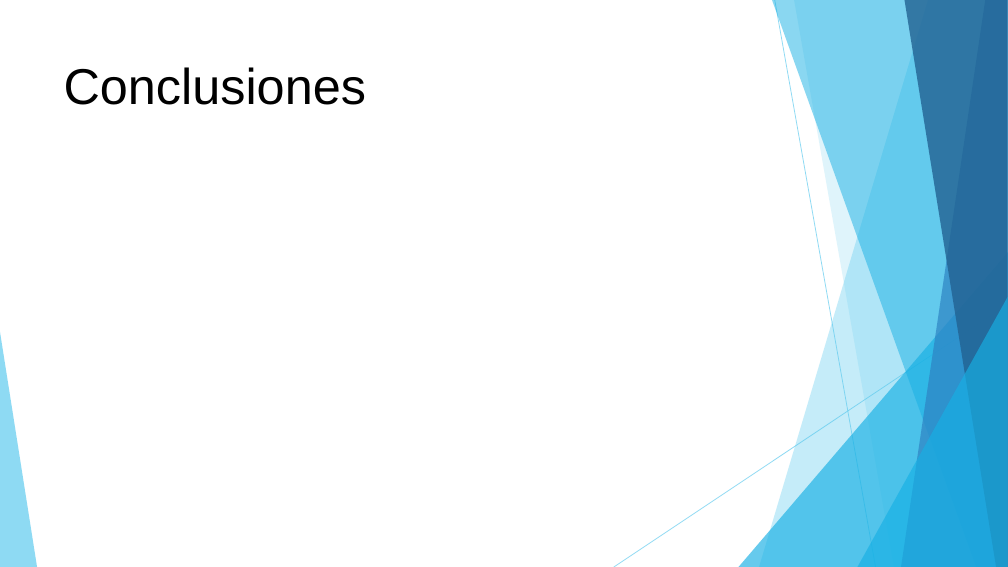
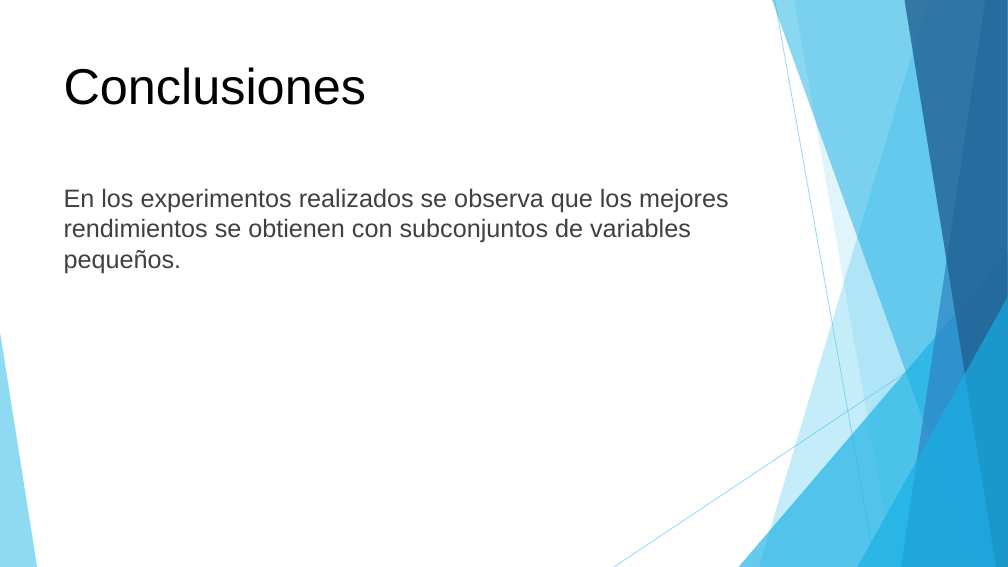
Before and after one commit to manrubben/TrabajoIA, a slide deck: slide 28 of Selección de características en modelos predictivos.pptx. Drawn at 1008x567 pixels with LibreOffice and Linux fonts; fonts in the diff are those of the drawing. Boxes give left, top, right and bottom in pixels: in the first picture for what was removed or moved away, otherwise in the second. Text is boxed around its words. In the diff, an @@ line names an element or a change of style, - is before the commit and + after.

Commit message:
presentacion terminada

```diff
--- a/Selección de características en modelos predictivos.pptx
+++ b/Selección de características en modelos predictivos.pptx
@@ text added at <box>64,188,729,273</box>, 24 pt, text #404040 @@
+En los experimentos realizados se observa que los mejores rendimientos se obtienen con subconjuntos de variables pequeños.
```
